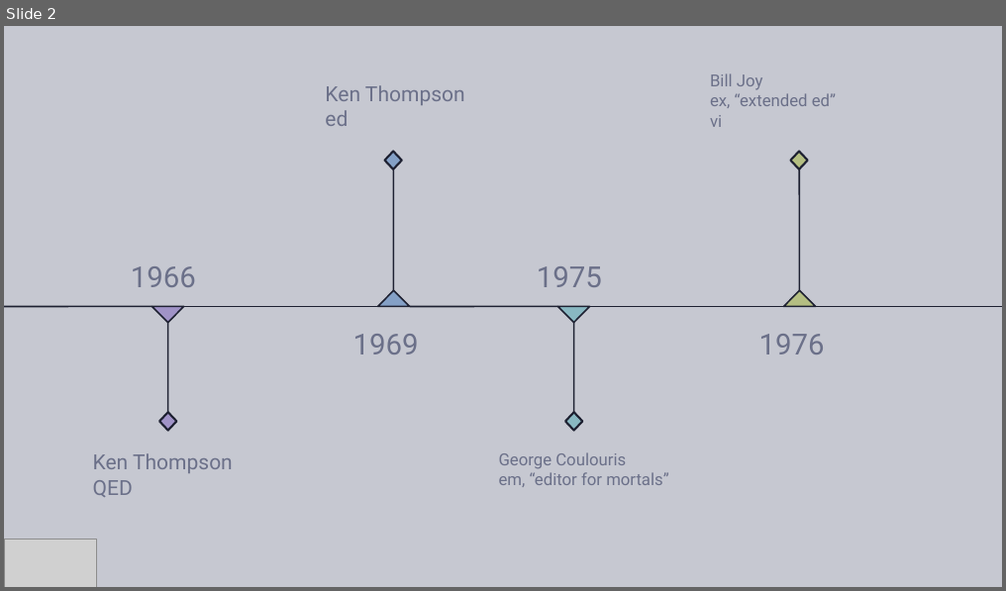
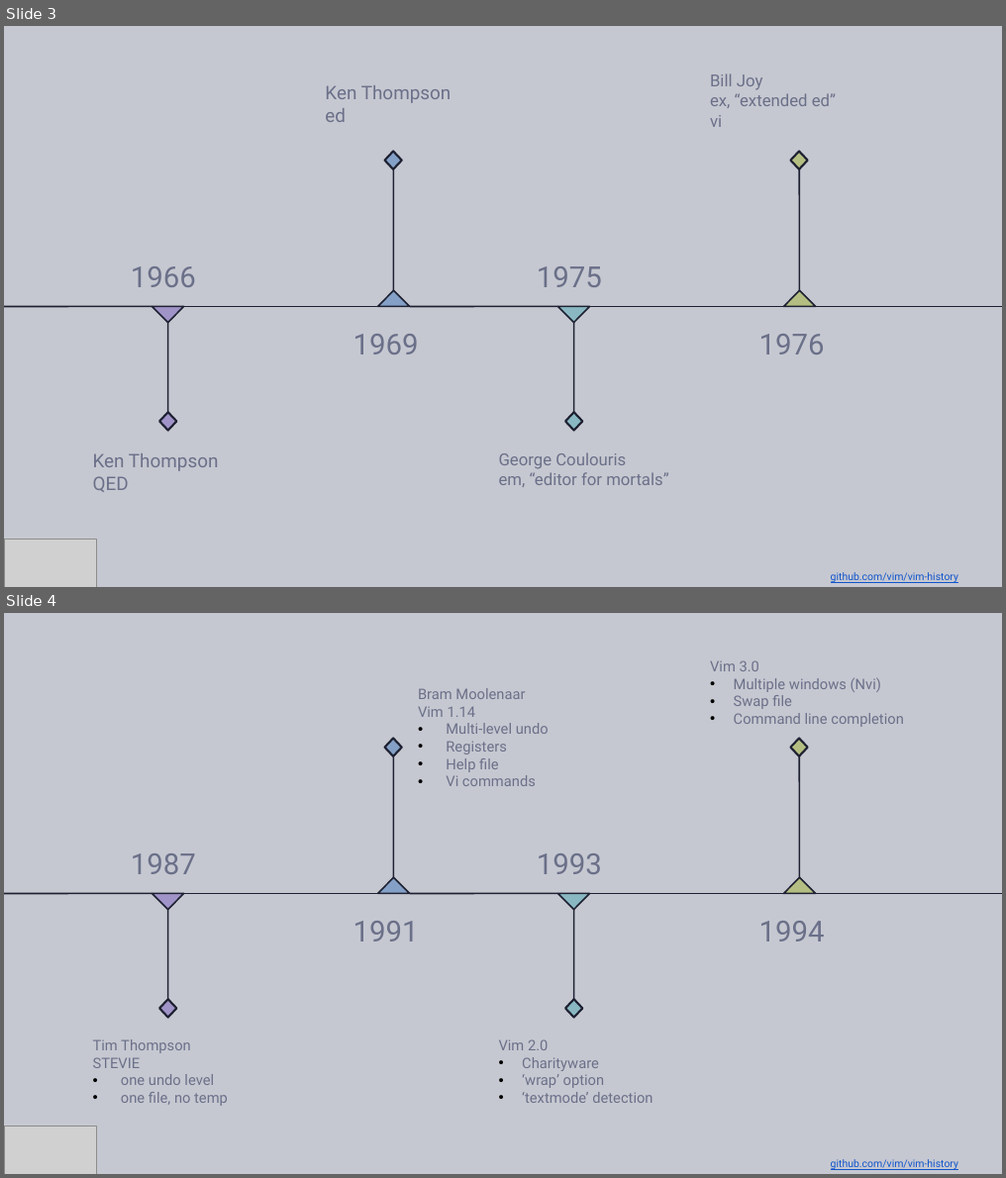
Before and after one commit to Ungerfall/ungerfall.github.io, a slide deck: presentation/vim/vim-in-dotnet.pptx. Shown one above the other, each under a label of ours: slide 2 before the commit, slides 3 and 4 after it. The pictures are 1006x591 and 1006x1178 pixels, drawn with LibreOffice and Linux fonts; fonts in the diff are those of the drawing; grey boxes stand for pictures; background and template pictures are left out. Boxes give left, top, right and bottom in pixels: in the first picture for what was removed or moved away, otherwise in the second. Text is boxed around its words. In the diff, an @@ line names an element or a change of style, - is before the commit and + after.

```diff
--- a/presentation/vim/vim-in-dotnet.pptx
+++ b/presentation/vim/vim-in-dotnet.pptx
@@ slide 4 added at [4,613,1002,1174], background #C6C8D1 @@
@@ text added at [710,661,904,727], 14 pt, text #6B7089 @@
+Vim 3.0
+• Multiple windows (Nvi)
+• Swap file
+• Command line completion
@@ text added at [418,688,548,786], 14 pt, text #6B7089 @@
+Bram Moolenaar
+Vim 1.14
+• Multi-level undo
+• Registers
+• Help file
+• Vi commands
@@ diamond added at [385,738,402,756], fill #84A0C6, outline #1E2132 2 pt @@
@@ line added from (393, 756) to (393, 878), #1E2132 1.5 pt @@
@@ diamond added at [791,738,808,756], fill #B4BE82, outline #1E2132 2 pt @@
@@ line added from (800, 756) to (800, 878), #1E2132 1.5 pt @@
@@ text added at [131,854,196,874], 28 pt, text #6B7089 @@
+1987
@@ right triangle added at [152,878,184,910], fill #A093C7, outline #1E2132 1.5 pt @@
@@ right triangle added at [378,878,410,910], fill #84A0C6, outline #1E2132 1.5 pt @@
@@ text added at [537,854,602,874], 28 pt, text #6B7089 @@
+1993
@@ right triangle added at [557,878,590,910], fill #89B8C2, outline #1E2132 1.5 pt @@
@@ right triangle added at [784,878,816,910], fill #B4BE82, outline #1E2132 1.5 pt @@
@@ line added from (4, 894) to (152, 894), #1E2132 1.5 pt @@
@@ line added from (168, 909) to (168, 999), #1E2132 1.5 pt @@
@@ line added from (183, 894) to (377, 894), #1E2132 1.5 pt @@
@@ line added from (410, 894) to (558, 894), #1E2132 1.5 pt @@
@@ line added from (573, 909) to (573, 999), #1E2132 1.5 pt @@
@@ line added from (590, 894) to (784, 894), #1E2132 1.5 pt @@
@@ line added from (816, 894) to (1002, 894), #1E2132 1.5 pt @@
@@ text added at [353,921,419,942], 28 pt, text #6B7089 @@
+1991
@@ text added at [759,921,825,942], 28 pt, text #6B7089 @@
+1994
@@ diamond added at [159,999,177,1017], fill #A093C7, outline #1E2132 2 pt @@
@@ diamond added at [565,999,583,1017], fill #89B8C2, outline #1E2132 2 pt @@
@@ text added at [93,1040,228,1106], 14 pt, text #6B7089 @@
+Tim Thompson
+STEVIE
+• one undo level
+• one file, no temp
@@ text added at [499,1040,652,1103], 14 pt, text #6B7089 @@
+Vim 2.0
+• Charityware
+• ‘wrap’ option
+• ‘textmode’ detection
@@ picture added at [4,1127,97,1174] @@
@@ text added at [831,1159,958,1170], 10 pt, text #1155CC, underline @@
+github.com/vim/vim-history
@@ what was slide 2 is now slide 3 @@
@@ slide 3 changed as well @@
@@ text "Ken Thompson" at [325,85,451,122]: size 20 to 18 pt @@
@@ text "Ken Thompson" at [93,454,219,492]: size 20 to 18 pt @@
@@ text added at [831,572,958,583], 10 pt, text #1155CC, underline @@
+github.com/vim/vim-history
```
Also in this commit, not shown: 23 other slides added, 1 slide removed.
